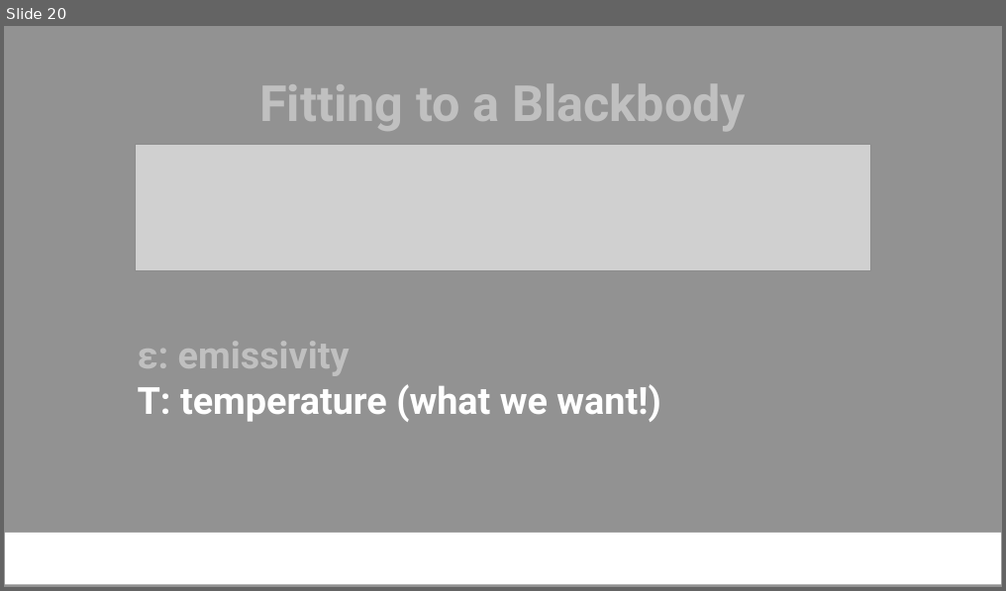
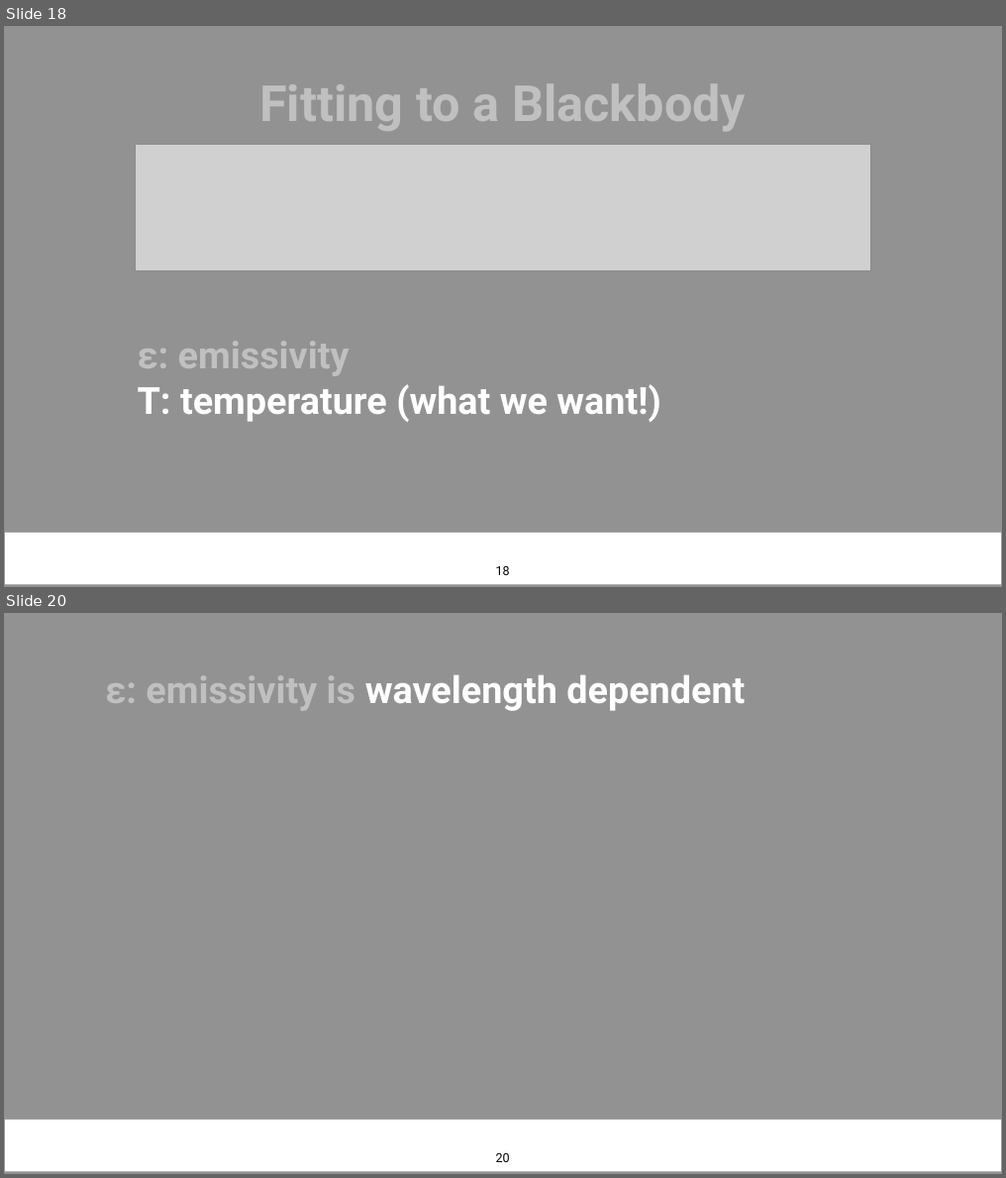
Before and after one commit to NamanJParikh/reu2024-hyperspectral-camera, a slide deck: presentation/REU Presentation (2024) template.pptx. Shown one above the other, each under a label of ours: slide 20 before the commit, slides 18 and 20 after it; the slides between them are not shown. The pictures are 1006x591 and 1006x1178 pixels, drawn with LibreOffice and Linux fonts; fonts in the diff are those of the drawing; grey boxes stand for pictures; background and template pictures are left out. Boxes give left, top, right and bottom in pixels: in the first picture for what was removed or moved away, otherwise in the second. Text is boxed around its words. In the diff, an @@ line names an element or a change of style, - is before the commit and + after.

Commit message:
Made emissivity model slides

```diff
--- a/presentation/REU Presentation (2024) template.pptx
+++ b/presentation/REU Presentation (2024) template.pptx
@@ slide 20 added at (4, 613, 1002, 1174), background #929292; not listed: 1 template element that a slide beside it also shows @@
@@ text added at (105, 675, 745, 711), 72 pt, text #FFFFFF, bold @@
+ε: emissivity is wavelength dependent
@@ page number added at (496, 1154, 510, 1162), 24 pt, text #000000 @@
+20
@@ what was slide 20 is now slide 18 @@
@@ slide 18 changed as well @@
@@ page number added at (496, 567, 510, 575), 24 pt, text #000000 @@
+18
```
Also in this commit, not shown: 17 other slides changed, 5 other slides added, 3 slides removed.
